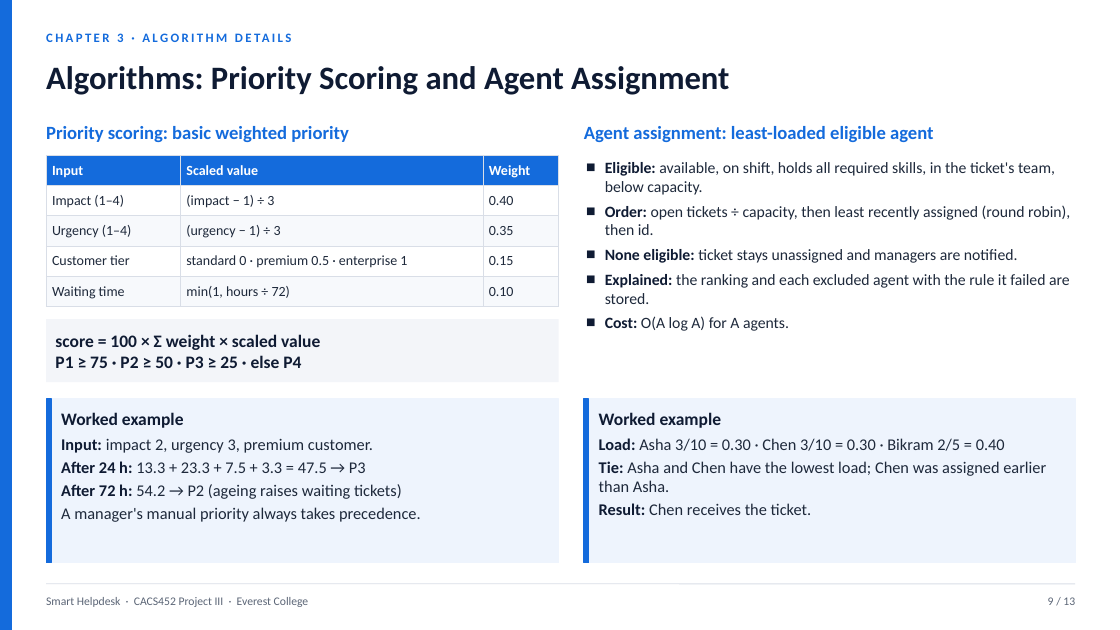
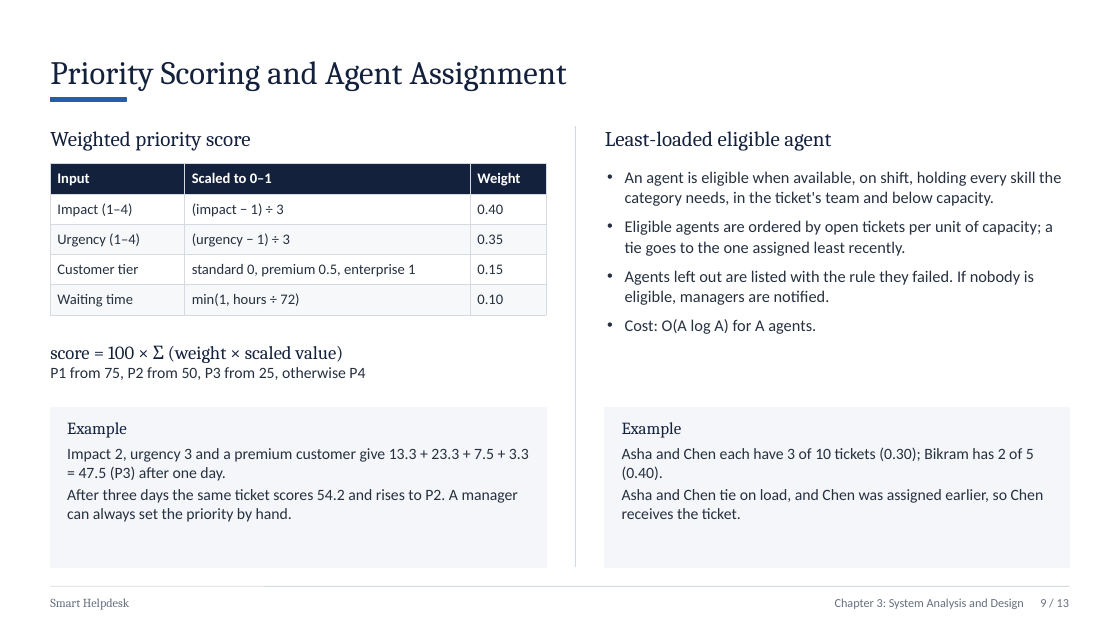
Before and after one commit to Sbh321/smart-helpdesk, a slide deck: slide 10 of college/report/Project-III-Presentation-Smart-Helpdesk.pptx. Drawn at 1120x630 pixels with LibreOffice and Linux fonts; fonts in the diff are those of the drawing. Boxes give left, top, right and bottom in pixels: in the first picture for what was removed or moved away, otherwise in the second. Text is boxed around its words. In the diff, an @@ line names an element or a change of style, - is before the commit and + after.

```diff
--- a/college/report/Project-III-Presentation-Smart-Helpdesk.pptx
+++ b/college/report/Project-III-Presentation-Smart-Helpdesk.pptx
@@ rectangle removed at bbox=[0, 0, 12, 630] @@
@@ text "Priority Scoring and Agent Assignment" at bbox=[50, 61, 567, 91]: vertical alignment middle to bottom @@
@@ text removed at bbox=[117, 33, 123, 42] @@
-CHAPTER 3 · ALGORITHM DETAILS
@@ text at bbox=[50, 61, 567, 91]: text changed; font Calibri to Cambria; text colour #0F1B33 to #14213D; bold off @@
-Algorithms: Priority Scoring and Agent Assignment
+Priority Scoring and Agent Assignment
@@ rectangle added at bbox=[50, 97, 126, 102], fill #1F5FAD, outline #1F5FAD 1 pt @@
@@ text at bbox=[50, 131, 250, 151]: text changed; size 16 to 18 pt; font Calibri to Cambria; text colour #146BDC to #14213D; bold off @@
-Priority scoring: basic weighted priority
+Weighted priority score
@@ line added from (576, 126) to (576, 567), #D5DAE1 0.75 pt @@
@@ text at bbox=[605, 131, 831, 151]: text changed; size 16 to 18 pt; font Calibri to Cambria; text colour #146BDC to #14213D; bold off @@
-Agent assignment: least-loaded eligible agent
+Least-loaded eligible agent
@@ table at bbox=[50, 164, 546, 311] @@
-row 1, column 2: Scaled value
+row 1, column 2: Scaled to 0–1
-row 4, column 2: standard 0 · premium 0.5 · enterprise 1
+row 4, column 2: standard 0, premium 0.5, enterprise 1
@@ fill #146BDC to #14213D in row 1 @@
@@ fill #F7F9FC to #F7F8FA in 6 cells @@
@@ size 12 to 12.5 pt in "Input", "Weight", "Impact (1–4)", "(impact − 1) ÷ 3" and 9 more places @@
@@ text colour #1E293B to #26303F in "Impact (1–4)", "(impact − 1) ÷ 3", "0.40", "Urgency (1–4)" and 7 more places @@
@@ borders changed @@
@@ table: place and size @@
-table at bbox=[46, 155, 559, 303]
+table at bbox=[50, 164, 546, 311]
@@ text "An agent is eligible when ...": place and size @@
-text "An agent is eligible when ..." at bbox=[605, 162, 1070, 331]
+text "An agent is eligible when ..." at bbox=[625, 171, 1061, 334]
@@ text at bbox=[625, 171, 1061, 305]: text changed; size 13.5 to 14 pt; text colour #1E293B to #26303F @@
-■ Eligible: available, on shift, holds all required skills, in the ticket's team, below capacity.
-■ Order: open tickets ÷ capacity, then least recently assigned (round robin), then id.
-■ None eligible: ticket stays unassigned and managers are notified.
-■ Explained: the ranking and each excluded agent with the rule it failed are stored.
+• An agent is eligible when available, on shift, holding every skill the category needs, in the ticket's team and below capacity.
+• Eligible agents are ordered by open tickets per unit of capacity; a tie goes to the one assigned least recently.
+• Agents left out are listed with the rule they failed. If nobody is eligible, managers are notified.
@@ text "score = 100 × Σ ...": place and size @@
-text "score = 100 × Σ ..." at bbox=[46, 319, 559, 382]
+text "score = 100 × Σ ..." at bbox=[50, 345, 365, 380]
@@ text "score = 100 × Σ ..." at bbox=[50, 345, 365, 380]: fill #F3F5F9 to none @@
@@ text at bbox=[625, 319, 816, 334]: size 13.5 to 14 pt in "Cost: O(A log A) for A agents."; text colour #0F1B33 to #26303F, bold off in "Cost:"; text colour #1E293B to #26303F in "O(A log A) for A agents."; bullet ■ to •; line spacing 1 to 1.05; more space between paragraphs @@
@@ text at bbox=[50, 345, 365, 380]: text changed; size 15 to 13.5 pt; text colour #0F1B33 to #26303F; bold off @@
-score = 100 × Σ weight × scaled value
-P1 ≥ 75 · P2 ≥ 50 · P3 ≥ 25 · else P4
+score = 100 × Σ (weight × scaled value)
+P1 from 75, P2 from 50, P3 from 25, otherwise P4
@@ rectangle removed at bbox=[46, 399, 51, 563] @@
@@ rectangle: place and size @@
-rectangle at bbox=[46, 399, 559, 563]
+rectangle at bbox=[50, 408, 546, 567]
@@ rectangle at bbox=[50, 408, 546, 567]: fill #EEF4FD to #F4F6F9; outline #EEF4FD 1 pt to #F4F6F9 1 pt @@
@@ rectangle removed at bbox=[584, 399, 589, 563] @@
@@ rectangle at bbox=[605, 408, 1070, 567]: fill #EEF4FD to #F4F6F9; outline #EEF4FD 1 pt to #F4F6F9 1 pt @@
@@ rectangle: place and size @@
-rectangle at bbox=[584, 399, 1075, 563]
+rectangle at bbox=[605, 408, 1070, 567]
@@ text at bbox=[67, 422, 529, 522]: text changed; size 14 to 13.5 pt; text colour #1E293B to #26303F @@
-Worked example
-Input: impact 2, urgency 3, premium customer.
-After 24 h: 13.3 + 23.3 + 7.5 + 3.3 = 47.5 → P3
-After 72 h: 54.2 → P2 (ageing raises waiting tickets)
-A manager's manual priority always takes precedence.
+Example
+Impact 2, urgency 3 and a premium customer give 13.3 + 23.3 + 7.5 + 3.3 = 47.5 (P3) after one day.
+After three days the same ticket scores 54.2 and rises to P2. A manager can always set the priority by hand.
@@ text at bbox=[622, 422, 1044, 519]: text changed; size 14 to 13.5 pt; text colour #1E293B to #26303F @@
-Worked example
-Load: Asha 3/10 = 0.30 · Chen 3/10 = 0.30 · Bikram 2/5 = 0.40
-Tie: Asha and Chen have the lowest load; Chen was assigned earlier than Asha.
-Result: Chen receives the ticket.
+Example
+Asha and Chen each have 3 of 10 tickets (0.30); Bikram has 2 of 5 (0.40).
+Asha and Chen tie on load, and Chen was assigned earlier, so Chen receives the ticket.
@@ line moved from (46, 584) - (1075, 584) to (50, 586) - (1070, 586) @@
@@ line (50, 586) - (1070, 586): stroke #D9DEE7 0.75 pt to #D5DAE1 0.75 pt @@
@@ text at bbox=[50, 598, 129, 610]: text changed; size 10 to 10.5 pt; font Calibri to Cambria; text colour #5B6576 to #66707F @@
-Smart Helpdesk · CACS452 Project III · Everest College
+Smart Helpdesk
@@ text added at bbox=[835, 598, 1069, 609], 10.5 pt, text #66707F @@
+Chapter 3: System Analysis and Design 9 / 13
@@ text removed at bbox=[1048, 597, 1075, 605] @@
-9 / 13
```
Also in this commit, not shown: 14 other slides changed.
